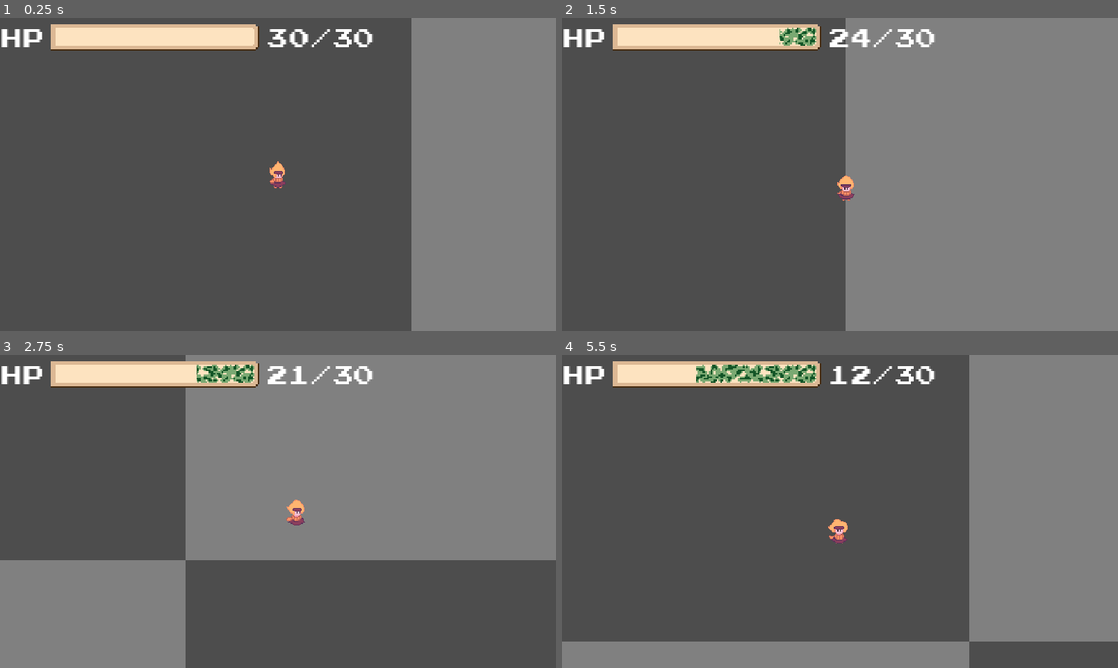
Above: before the commit, frames 1-4 (two rows, left to right).
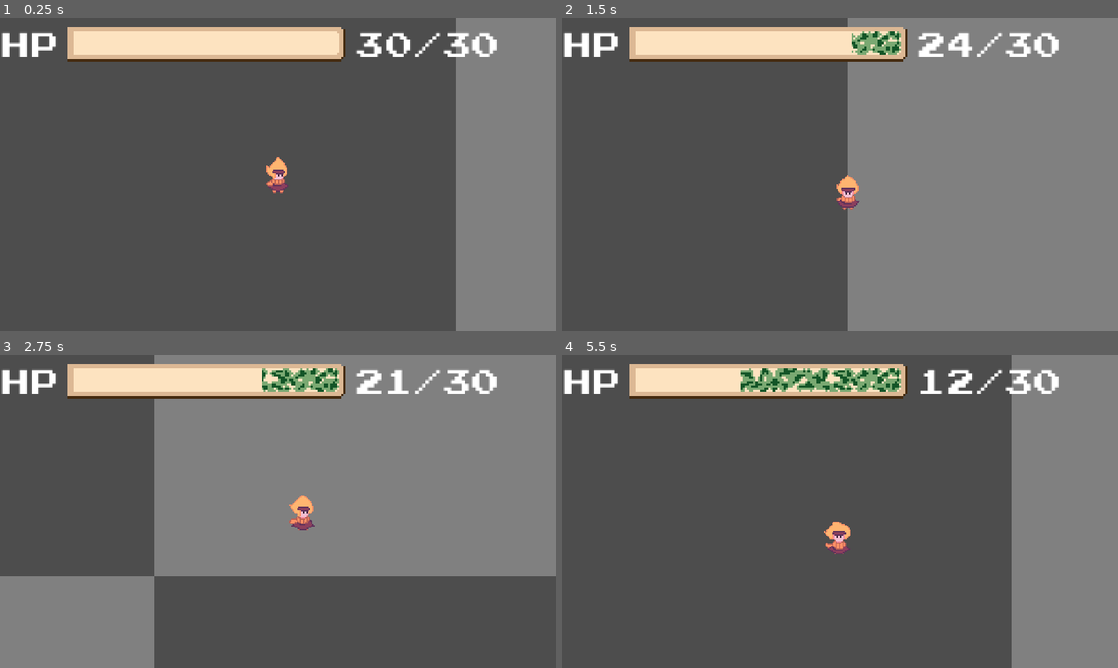
Above: after the commit, the same moments.

Repository: 0megq/PirateJam14
Game: Godot game, scene res://tests/testing_scene.tscn
Two runs of this game, one before a commit and one after it. Both use one fixed random seed, a clock stepped at 60 frames per second and the inputs below.
Inputs (mouse positions are in pixels of both pictures, inside the frame that each line leads up to):
- Up to frame 1 (0.25 s): no input
- Up to frame 2 (1.5 s): tap Enter (ui_accept) at 0.5, 0.77 s; move the mouse to (962, 158) at 0.52 s; hold D (right) 0.53-1.28 s; hold Right mouse button (aim) 0.53-1.28 s; move the mouse to (728, 190) at 1.27 s; hold S (down) from 1.28 s (still down); click (728, 190) at 1.35 s
- Up to frame 3 (2.75 s): tap Enter (ui_accept) at 1.52 s; move the mouse to (333, 442) at 2.02 s; release S (down) at 2.03 s; hold D (right) from 2.03 s (still down); hold Right mouse button (aim) from 2.03 s (still down)
- Up to frame 4 (5.5 s): move the mouse to (812, 574) at 2.77 s; release D (right) at 2.78 s; release Right mouse button (aim) at 2.78 s; hold W (up) 2.78-3.53 s; click (812, 574) at 2.85 s; tap Enter (ui_accept) at 3.02, 3.77, 4.52 s; move the mouse to (1006, 558) at 3.52 s; hold Right mouse button (aim) 3.53-4.28 s; hold A (left) 3.53-5.03 s; move the mouse to (673, 464) at 4.27 s; click (673, 464) at 4.35 s; move the mouse to (867, 511) at 5.02 s; hold S (down) from 5.03 s (still down); hold Right mouse button (aim) from 5.03 s (still down)

The runs differ from the first frame. In frame 1, 14% of the frame differs, in the area x 0-90%, y 0-100%; in frame 2, 6.8%; in frame 3, 16%; in frame 4, 22%, in the area x 0-100%, y 0-100%.

Commit message:
360x270 resolution

Diff:
--- a/project/project.godot
+++ b/project/project.godot
@@ -18,10 +18,10 @@
 
 [display]
 
-window/size/viewport_width=640
-window/size/viewport_height=360
-window/size/window_width_override=1280
-window/size/window_height_override=720
+window/size/viewport_width=480
+window/size/viewport_height=270
+window/size/window_width_override=1440
+window/size/window_height_override=810
 window/stretch/mode="canvas_items"
 window/vsync/vsync_mode=0
 
--- a/project/scenes/jam.tscn
+++ b/project/scenes/jam.tscn
@@ -3,11 +3,11 @@
 [ext_resource type="Script" path="res://scripts/jam.gd" id="2_0q0xs"]
 [ext_resource type="Texture2D" uid="uid://f3pers13s54u" path="res://assets/jam/jam_particle.png" id="2_cm63r"]
 
-[sub_resource type="Curve" id="Curve_cl3pj"]
-min_value = -20.0
+[sub_resource type="Curve" id="Curve_5mbmi"]
+min_value = -16.0
 max_value = 16.0
-_data = [Vector2(0, 16), 0.0, 0.0, 0, 0, Vector2(0.393258, -20), 0.0, 0.0, 0, 0]
-point_count = 2
+_data = [Vector2(0, 116.484), 0.0, 0.0, 0, 0, Vector2(1e-05, 19.7802), 0.0, 0.0, 0, 0, Vector2(0.179775, -16), 0.0, 0.0, 0, 0]
+point_count = 3
 
 [sub_resource type="Curve" id="Curve_v0ljn"]
 max_value = 3.0
@@ -24,18 +24,18 @@
 z_index = 1
 texture_filter = 1
 emitting = false
-amount = 48
+amount = 32
 one_shot = true
 explosiveness = 1.0
 texture = ExtResource("2_cm63r")
 gravity = Vector2(0, 0)
 initial_velocity_min = 50.0
-initial_velocity_max = 200.0
-angular_velocity_min = -16.0
+initial_velocity_max = 150.0
+angular_velocity_min = 16.0
 angular_velocity_max = 16.0
 linear_accel_min = 16.0
 linear_accel_max = 16.0
-linear_accel_curve = SubResource("Curve_cl3pj")
+linear_accel_curve = SubResource("Curve_5mbmi")
 scale_amount_max = 2.0
 scale_amount_curve = SubResource("Curve_v0ljn")
 color = Color(1, 0.615686, 1, 1)
